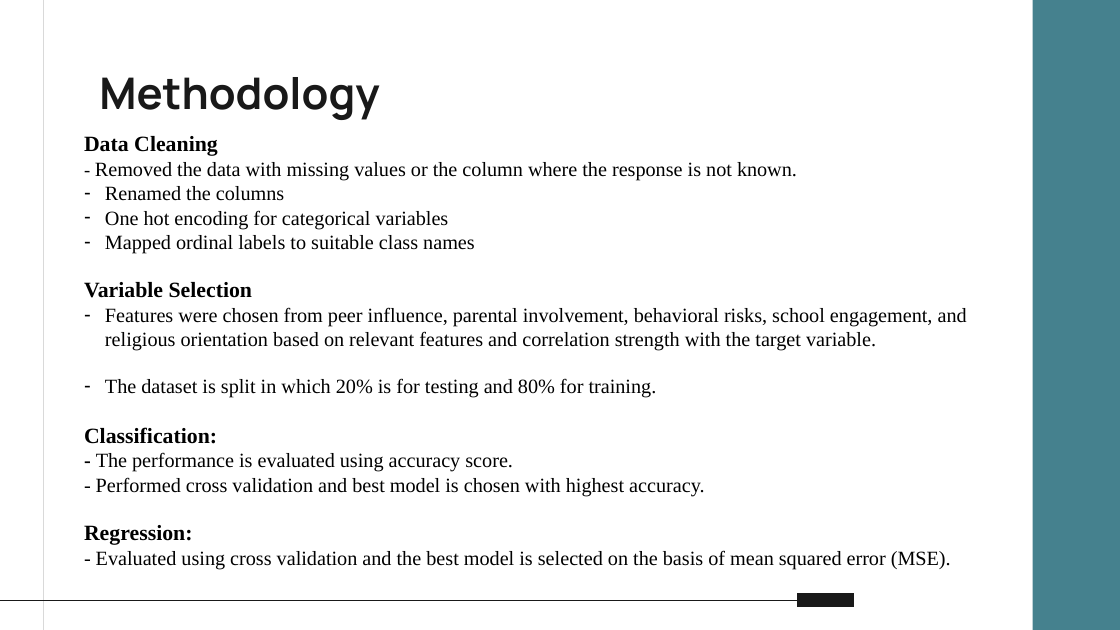
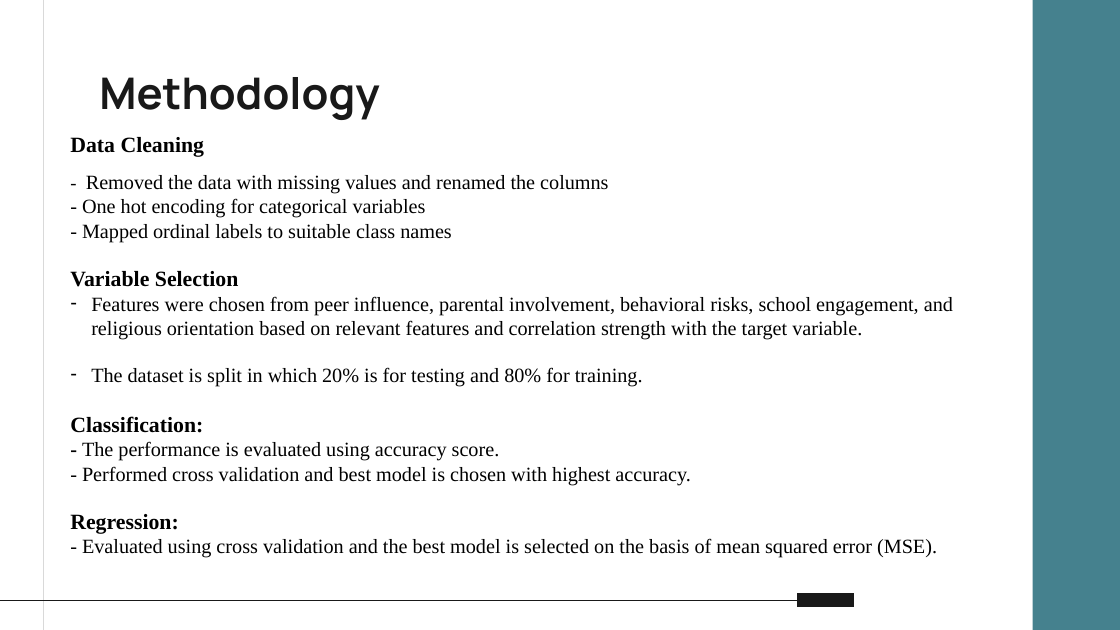
Before and after one commit to Sowjanya2502/Youth-Marijuana-Use-Analysis-and-Prediction, a slide deck: slide 4 of Youth_marijuana_use_analysis.pptx. Drawn at 1120x630 pixels with LibreOffice and Linux fonts; fonts in the diff are those of the drawing. Boxes give left, top, right and bottom in pixels: in the first picture for what was removed or moved away, otherwise in the second. Text is boxed around its words. In the diff, an @@ line names an element or a change of style, - is before the commit and + after.

Commit message:
Mentioned the feedback changes in the script file along with presentation script

```diff
--- a/Youth_marijuana_use_analysis.pptx
+++ b/Youth_marijuana_use_analysis.pptx
@@ text "Data Cleaning": place and size @@
-text "Data Cleaning" at bbox=[84, 136, 967, 569]
+text "Data Cleaning" at bbox=[70, 137, 953, 558]
@@ text at bbox=[70, 137, 205, 157]: line spacing 1 to 1.5 @@
@@ text at bbox=[82, 175, 608, 242]: text changed @@
-- Removed the data with missing values or the column where the response is not known.
-– Renamed the columns
-– One hot encoding for categorical variables
-– Mapped ordinal labels to suitable class names
+- Removed the data with missing values and renamed the columns
+- One hot encoding for categorical variables
+- Mapped ordinal labels to suitable class names
```
Also in this commit, not shown: 1 other file.
